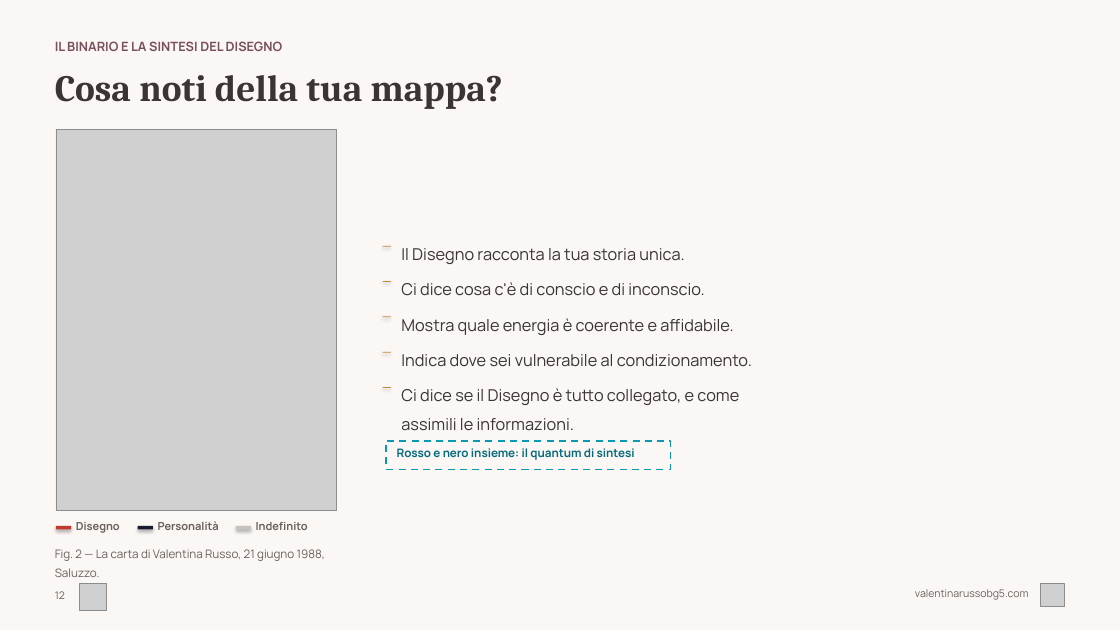
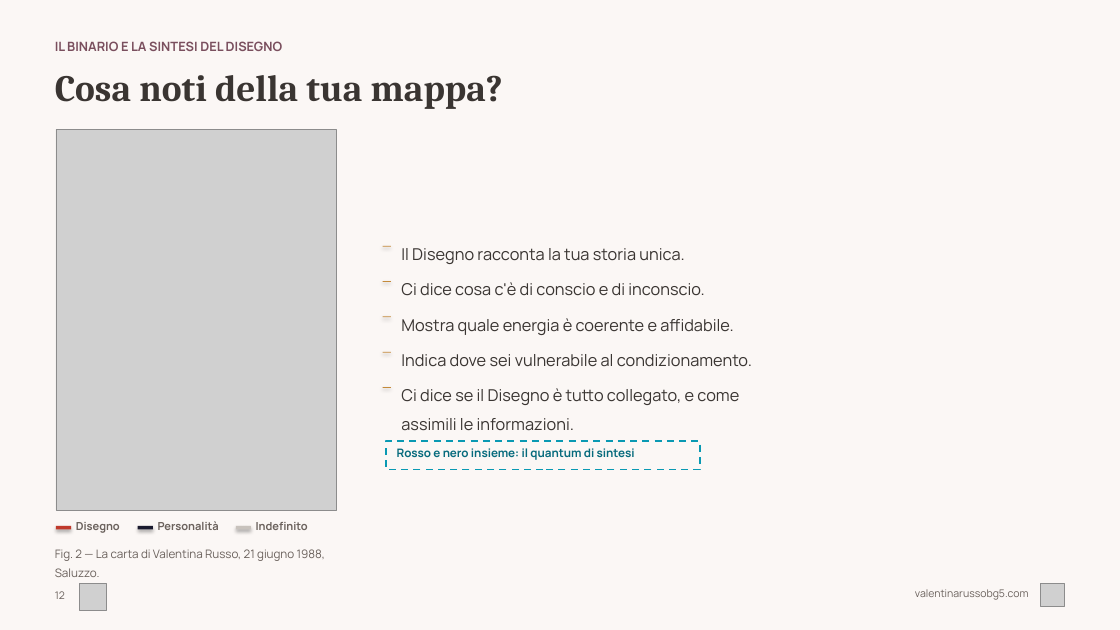
Before and after one commit to valentina-russo/valentinarusso-site, a slide deck: slide 12 of grav-site/root/kit-corso/corso-base-hd.pptx. Drawn at 1120x630 pixels with LibreOffice and Linux fonts; fonts in the diff are those of the drawing; grey boxes stand for pictures. Boxes give left, top, right and bottom in pixels: in the first picture for what was removed or moved away, otherwise in the second. Text is boxed around its words. In the diff, an @@ line names an element or a change of style, - is before the commit and + after.

```diff
--- a/grav-site/root/kit-corso/corso-base-hd.pptx
+++ b/grav-site/root/kit-corso/corso-base-hd.pptx
@@ rectangle "Rosso e nero insieme: il ...": place and size @@
-rectangle "Rosso e nero insieme: il ..." at box(386, 441, 671, 470)
+rectangle "Rosso e nero insieme: il ..." at box(386, 441, 701, 470)
```
Also in this commit, not shown: 29 other slides changed, 1 other file.
